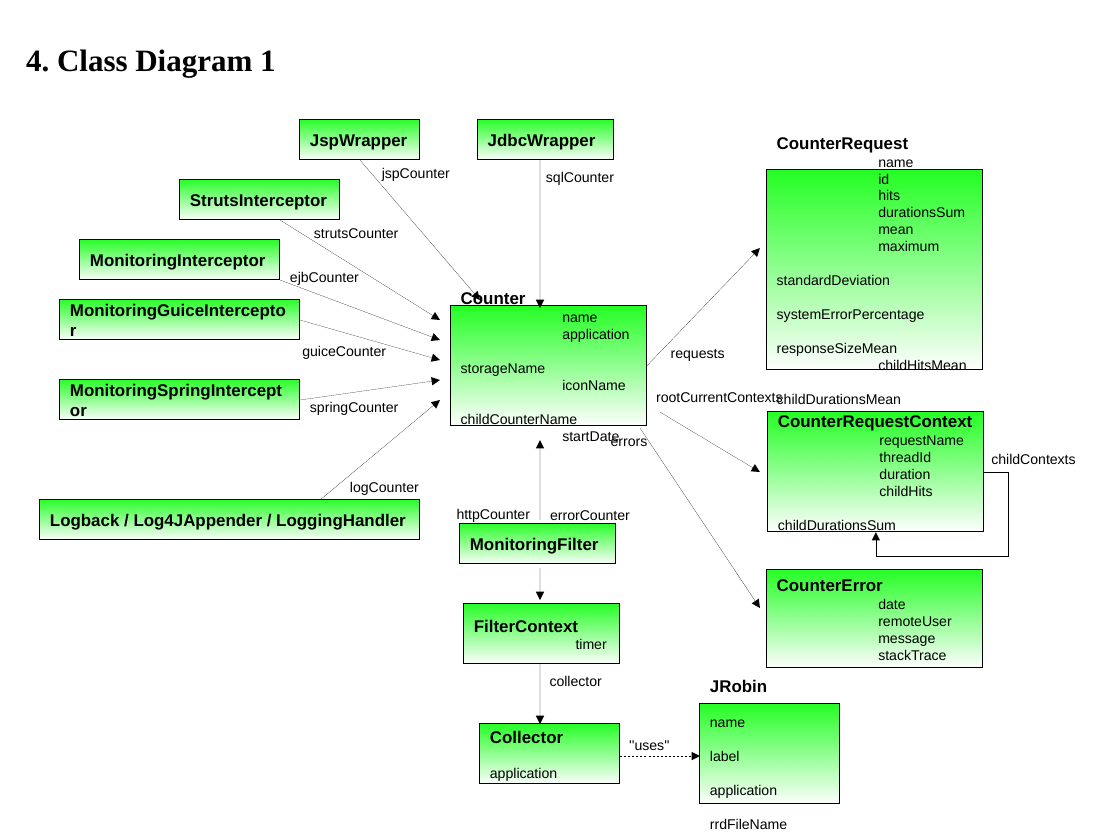
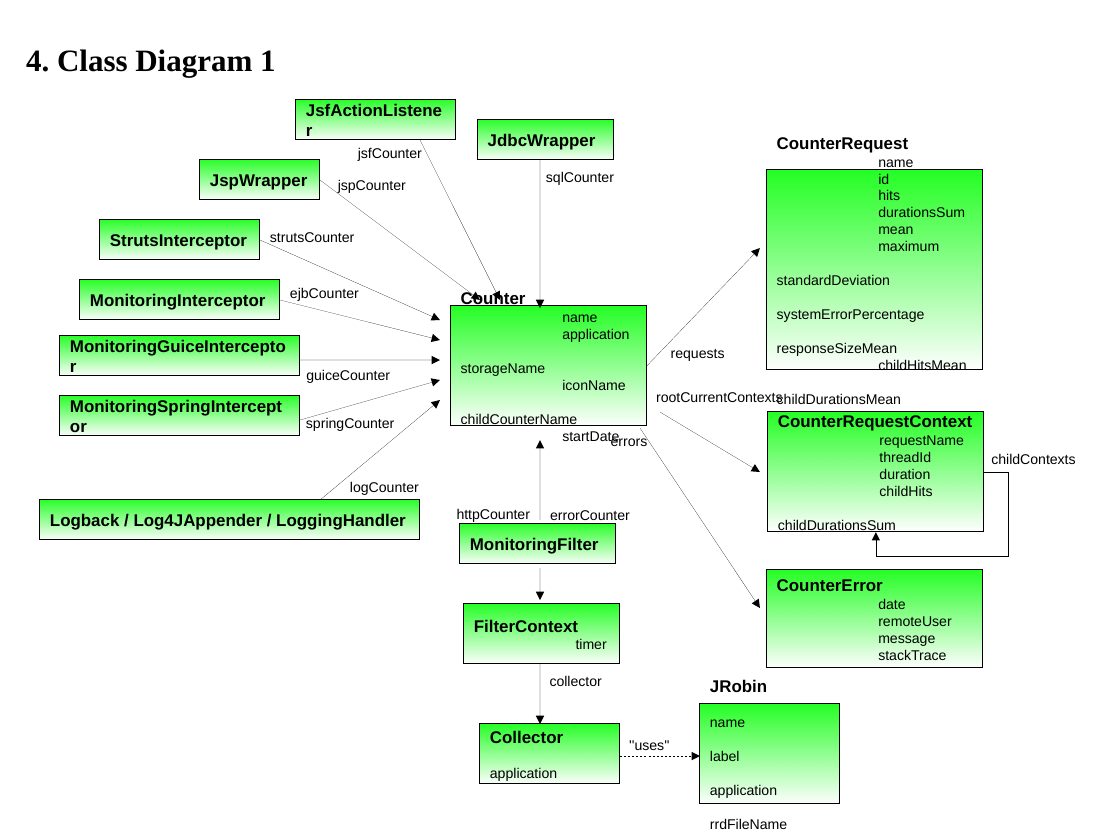
Before and after one commit to saschagrebe/javamelody, a slide deck: slide 4 of javamelody-core/src/site/resources/Map.odp. Drawn at 1120x840 pixels with LibreOffice and Linux fonts; fonts in the diff are those of the drawing. Boxes give left, top, right and bottom in pixels: in the first picture for what was removed or moved away, otherwise in the second. Text is boxed around its words. In the diff, an @@ line names an element or a change of style, - is before the commit and + after.

Commit message:
ajout JsfActionListener et dépendance javax.faces

```diff
--- a/javamelody-core/src/site/resources/Map.odp
+++ b/javamelody-core/src/site/resources/Map.odp
@@ rectangle added at bbox=[296, 100, 455, 139], fill gradient #23FF23, outline #000000 0 pt, 12 pt, text #000000, bold @@
+JsfActionListener
@@ text added at bbox=[358, 147, 422, 161], 10 pt, text #000000 @@
+jsfCounter
@@ arrow added from (420, 140) to (500, 300), #000000 0 pt @@
@@ rectangle "JspWrapper": place and size @@
-rectangle "JspWrapper" at bbox=[300, 120, 420, 160]
+rectangle "JspWrapper" at bbox=[200, 160, 320, 199]
@@ text "jspCounter": place and size @@
-text "jspCounter" at bbox=[382, 167, 450, 181]
+text "jspCounter" at bbox=[338, 179, 406, 194]
@@ arrow moved from (360, 160) - (480, 300) to (320, 180) - (480, 300) @@
@@ rectangle "StrutsInterceptor": place and size @@
-rectangle "StrutsInterceptor" at bbox=[180, 180, 339, 220]
+rectangle "StrutsInterceptor" at bbox=[100, 221, 259, 260]
@@ text "strutsCounter": place and size @@
-text "strutsCounter" at bbox=[314, 228, 398, 242]
+text "strutsCounter" at bbox=[270, 232, 354, 246]
@@ arrow moved from (281, 221) - (440, 320) to (260, 240) - (440, 320) @@
@@ rectangle "MonitoringInterceptor": place and size @@
-rectangle "MonitoringInterceptor" at bbox=[80, 240, 281, 279]
+rectangle "MonitoringInterceptor" at bbox=[80, 281, 281, 320]
@@ text "ejbCounter": place and size @@
-text "ejbCounter" at bbox=[290, 271, 359, 286]
+text "ejbCounter" at bbox=[290, 287, 359, 301]
@@ arrow moved from (281, 281) - (440, 340) to (281, 300) - (440, 340) @@
@@ rectangle "MonitoringGuiceInterceptor": place and size @@
-rectangle "MonitoringGuiceInterceptor" at bbox=[60, 300, 300, 339]
+rectangle "MonitoringGuiceInterceptor" at bbox=[60, 336, 300, 376]
@@ text "guiceCounter": place and size @@
-text "guiceCounter" at bbox=[302, 345, 386, 359]
+text "guiceCounter" at bbox=[306, 369, 390, 383]
@@ arrow moved from (300, 400) - (440, 380) to (300, 420) - (440, 380) @@
@@ arrow moved from (300, 320) - (440, 360) to (300, 360) - (440, 360) @@
@@ rectangle "MonitoringSpringInterceptor": place and size @@
-rectangle "MonitoringSpringInterceptor" at bbox=[60, 380, 300, 420]
+rectangle "MonitoringSpringInterceptor" at bbox=[60, 396, 300, 436]
@@ text "springCounter": place and size @@
-text "springCounter" at bbox=[310, 401, 398, 415]
+text "springCounter" at bbox=[306, 417, 394, 431]
```
Also in this commit, not shown: 2 other slides changed.
